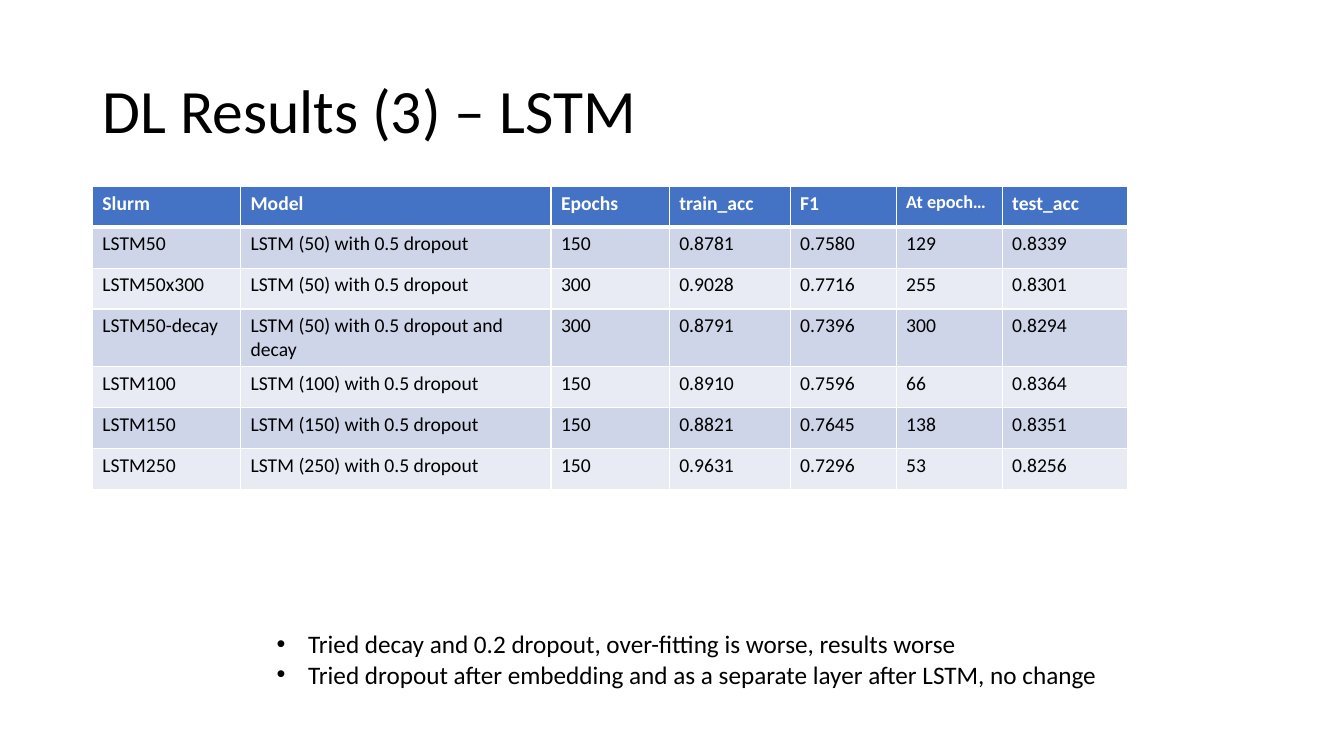
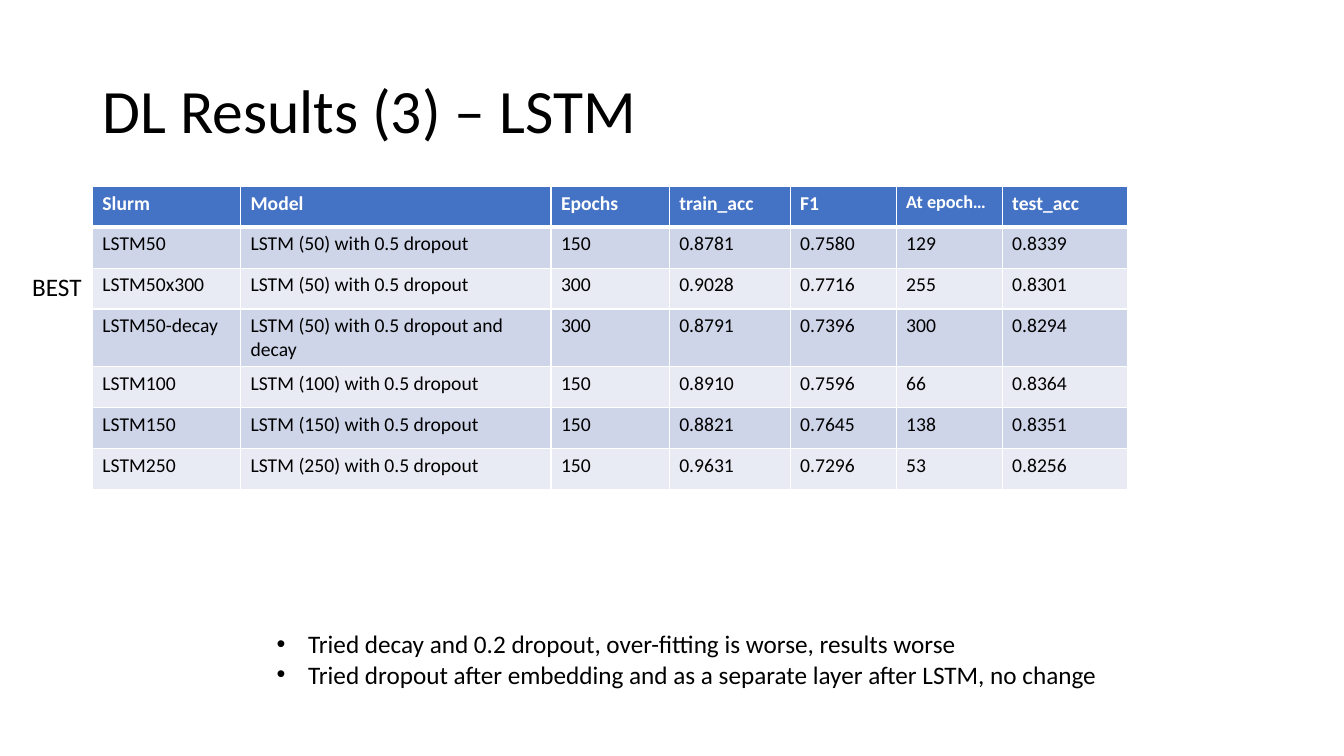
Before and after one commit to jleyland96/Cyberbullying-Detection, a slide deck: slide 69 of Project Logbook/results_log.pptx. Drawn at 1344x756 pixels with LibreOffice and Linux fonts; fonts in the diff are those of the drawing. Boxes give left, top, right and bottom in pixels: in the first picture for what was removed or moved away, otherwise in the second. Text is boxed around its words. In the diff, an @@ line names an element or a change of style, - is before the commit and + after.

```diff
--- a/Project Logbook/results_log.pptx
+++ b/Project Logbook/results_log.pptx
@@ text added at box(32, 279, 81, 296), 18 pt, text #000000 @@
+BEST
```
Also in this commit, not shown: 3 other slides changed, 5 other files.
